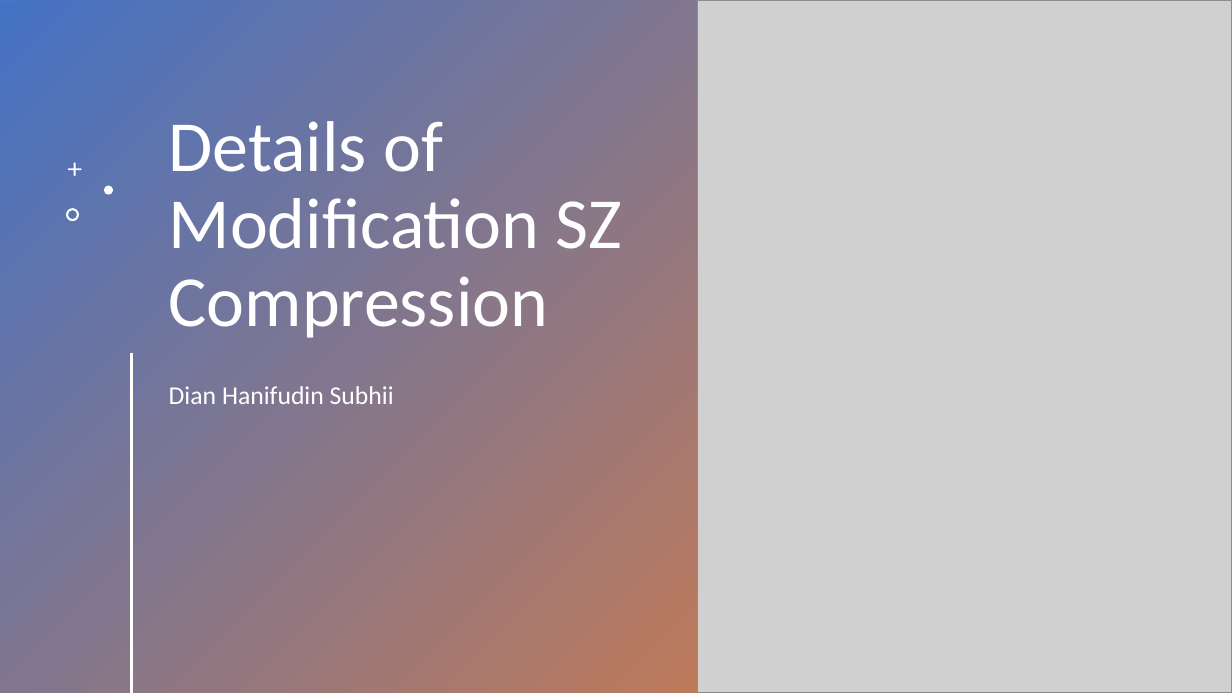
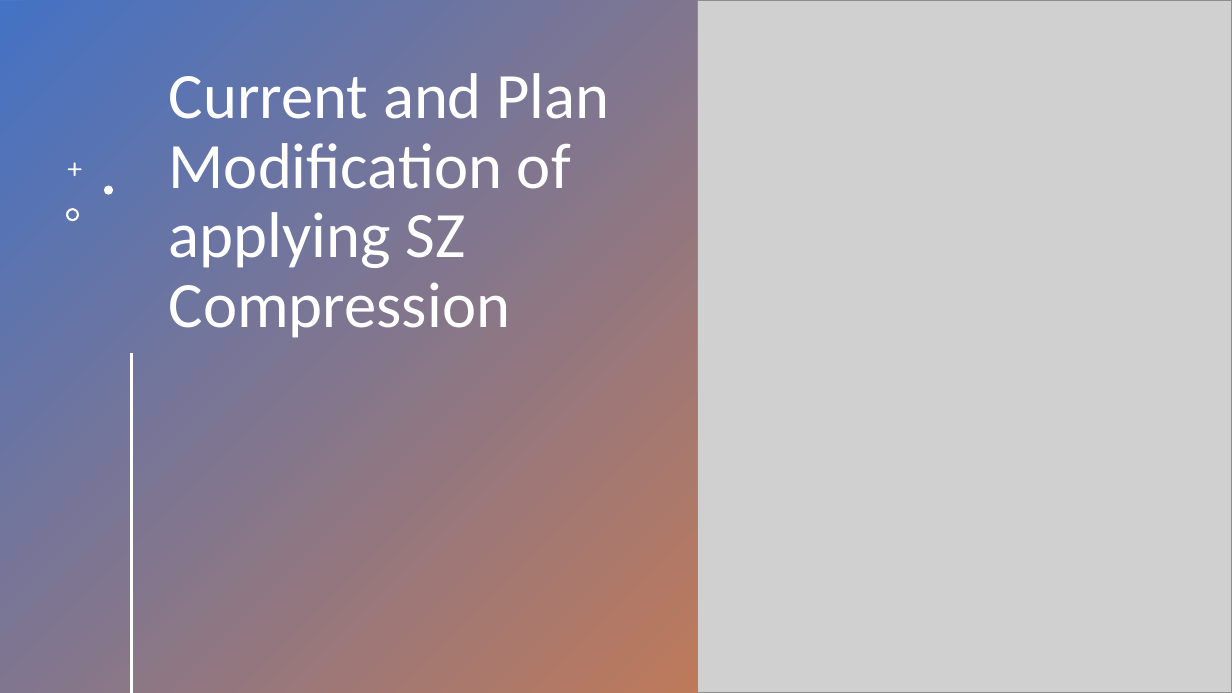
Before and after one commit to dhanifudin/presentation, a slide deck: slide 1 of KMITI.pptx. Drawn at 1232x693 pixels with LibreOffice and Linux fonts; fonts in the diff are those of the drawing; grey boxes stand for pictures. Boxes give left, top, right and bottom in pixels: in the first picture for what was removed or moved away, otherwise in the second. Text is boxed around its words. In the diff, an @@ line names an element or a change of style, - is before the commit and + after.

```diff
--- a/KMITI.pptx
+++ b/KMITI.pptx
@@ title at bbox=[169, 73, 610, 338]: text changed; size 56 to 50.4 pt @@
-Details of Modification SZ Compression
+Current and Plan Modification of applying SZ Compression
@@ subtitle removed at bbox=[169, 386, 394, 404] @@
-Dian Hanifudin Subhii
```
Also in this commit, not shown: 4 other slides changed.
